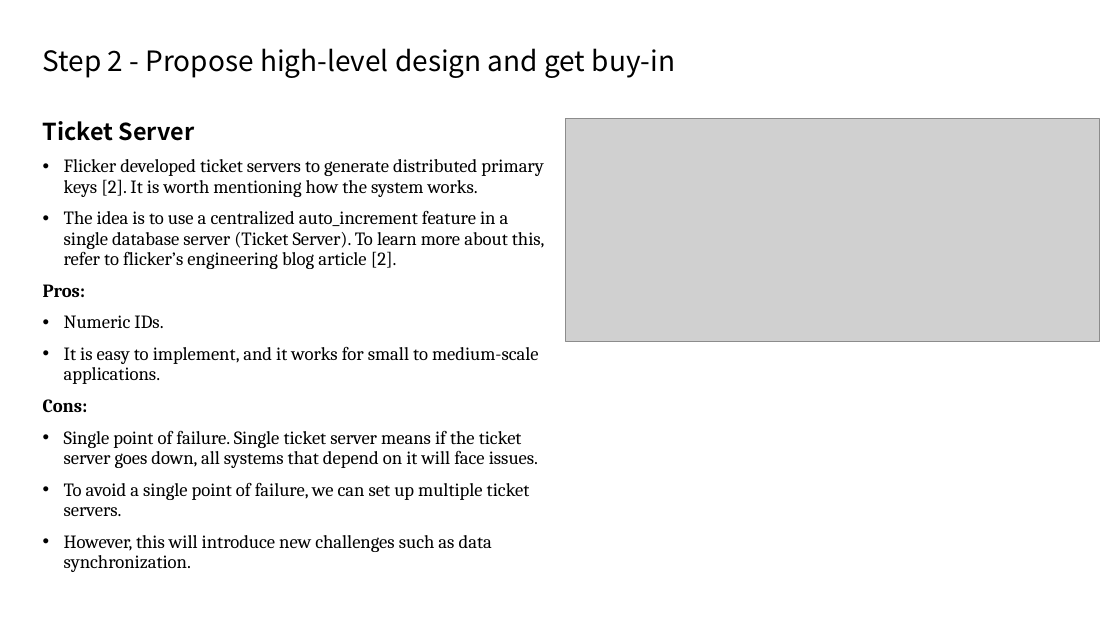
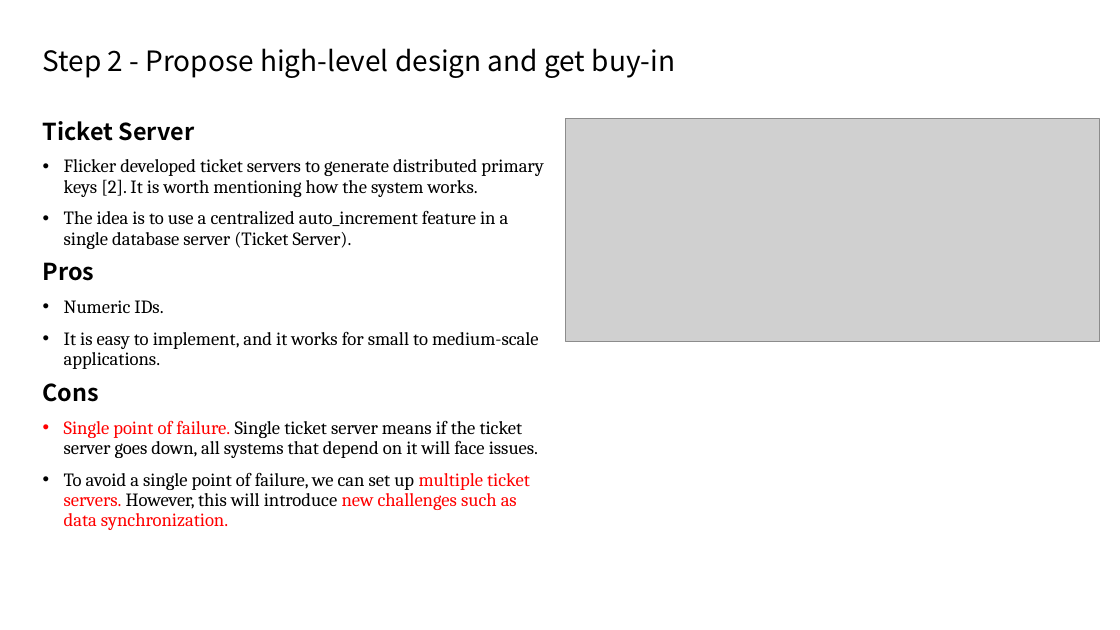
Before and after one commit to Vancouver-KDD/book-study, a slide deck: slide 7 of [Jason Yang] Wk 4 (Ch 7).pptx (slide 6 before the commit). Drawn at 1120x630 pixels with LibreOffice and Linux fonts; fonts in the diff are those of the drawing; grey boxes stand for pictures. Boxes give left, top, right and bottom in pixels: in the first picture for what was removed or moved away, otherwise in the second. Text is boxed around its words. In the diff, an @@ line names an element or a change of style, - is before the commit and + after.

Commit message:
added unique id generator for stateful and stateless system

```diff
--- a/[Jason Yang] Wk 4 (Ch 7).pptx
+++ b/[Jason Yang] Wk 4 (Ch 7).pptx
@@ text at [43,210,509,281]: text changed @@
-• The idea is to use a centralized auto_increment feature in a single database server (Ticket Server). To learn more about this, refer to flicker’s engineering blog article [2].
-Pros:
+• The idea is to use a centralized auto_increment feature in a single database server (Ticket Server).
+Pros
@@ text at [43,383,99,402]: text changed; size 16 to 20 pt; font Cambria to Noto Sans CJK KR @@
-Cons:
+Cons
@@ text at [64,420,538,458]: text colour #000000 to #FF0000 in "Single point of failure." @@
@@ text at [64,472,530,530]: text changed @@
-• To avoid a single point of failure, we can set up multiple ticket servers.
-• However, this will introduce new challenges such as data synchronization.
+• To avoid a single point of failure, we can set up multiple ticket servers. However, this will introduce new challenges such as data synchronization.
```
Also in this commit, not shown: 8 other slides changed, 3 slides added.
